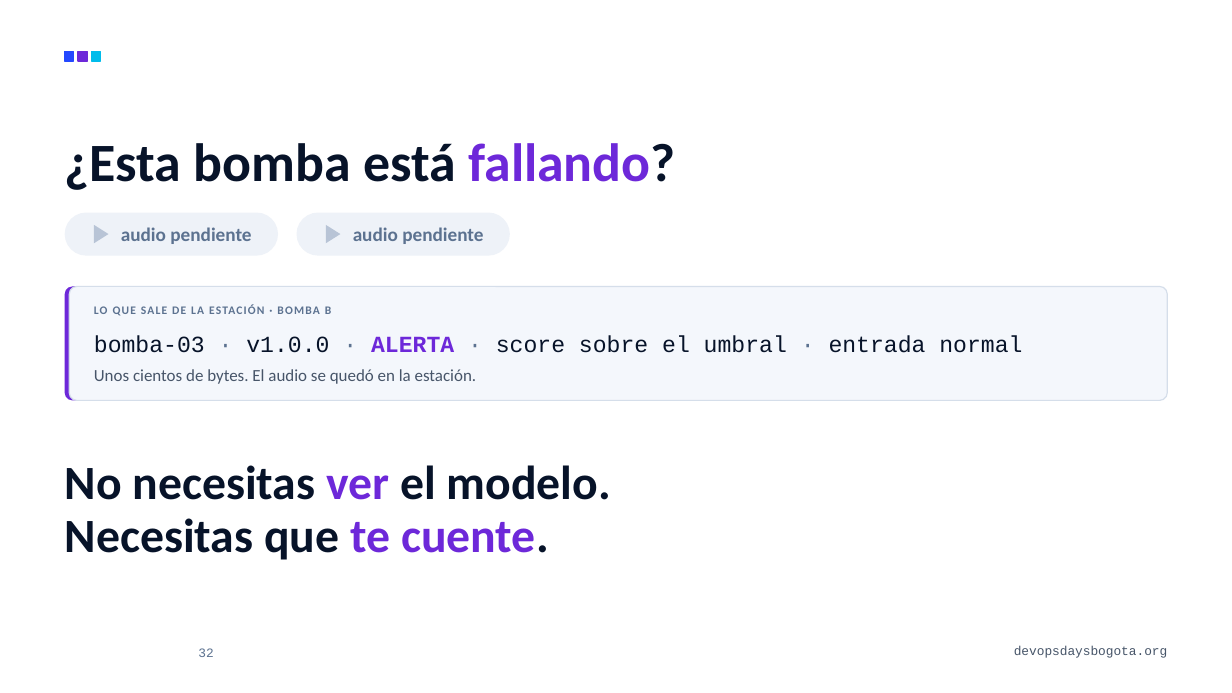
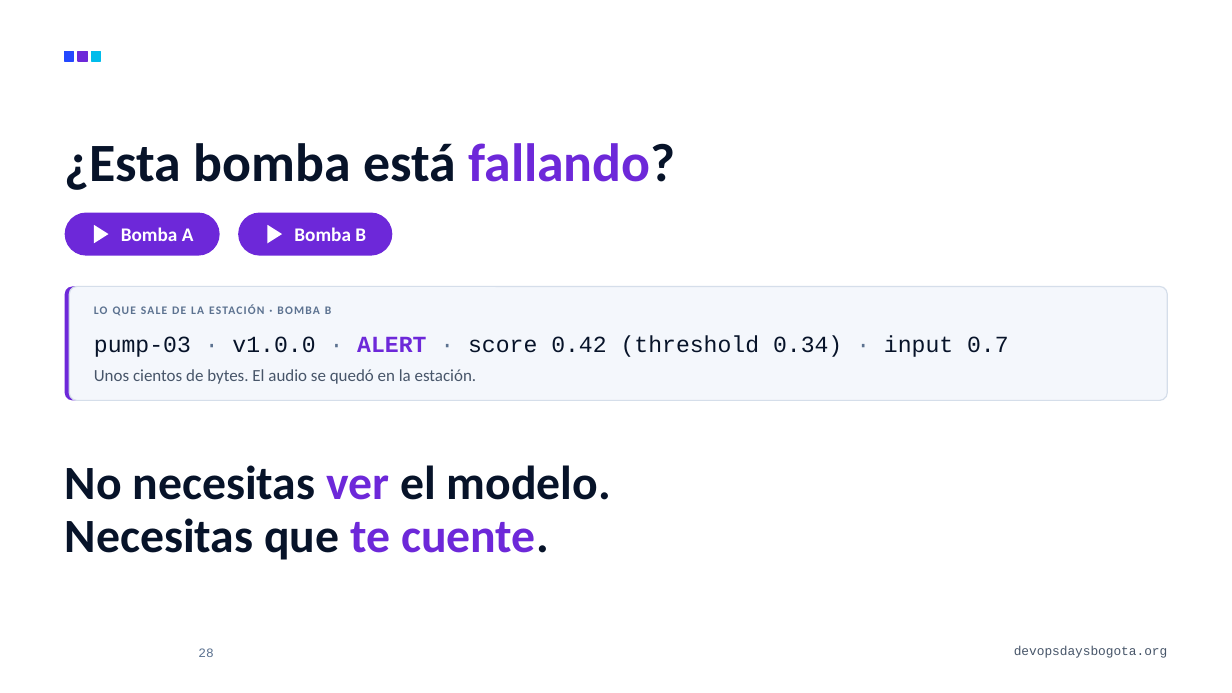
Before and after one commit to alejandro945/mlops-a-ciegas, a slide deck: slide 28 of talk/MLOps-a-ciegas-DevOpsDays-Bogota-2026.pptx (slide 32 before the commit). Drawn at 1232x693 pixels with LibreOffice and Linux fonts; fonts in the diff are those of the drawing; background and template pictures are left out. Boxes give left, top, right and bottom in pixels: in the first picture for what was removed or moved away, otherwise in the second. Text is boxed around its words. In the diff, an @@ line names an element or a change of style, - is before the commit and + after.

```diff
--- a/talk/MLOps-a-ciegas-DevOpsDays-Bogota-2026.pptx
+++ b/talk/MLOps-a-ciegas-DevOpsDays-Bogota-2026.pptx
@@ rounded rectangle: place and size @@
-rounded rectangle at bbox=[65, 213, 278, 256]
+rounded rectangle at bbox=[65, 213, 220, 256]
@@ rounded rectangle at bbox=[65, 213, 220, 256]: fill #EEF2F8 to #6D28D9 @@
@@ freeform shape at bbox=[94, 225, 109, 243]: fill #B8C4D6 to #FFFFFF @@
@@ text removed at bbox=[121, 227, 251, 244] @@
-audio pendiente
@@ text added at bbox=[121, 227, 194, 241], 15 pt, text #FFFFFF, bold @@
+Bomba A
@@ rounded rectangle at bbox=[238, 213, 393, 256]: fill #EEF2F8 to #6D28D9 @@
@@ rounded rectangle: place and size @@
-rounded rectangle at bbox=[297, 213, 510, 256]
+rounded rectangle at bbox=[238, 213, 393, 256]
@@ freeform shape at bbox=[267, 225, 282, 243]: fill #B8C4D6 to #FFFFFF @@
@@ freeform shape: place and size @@
-freeform shape at bbox=[326, 225, 341, 243]
+freeform shape at bbox=[267, 225, 282, 243]
@@ text added at bbox=[294, 227, 366, 241], 15 pt, text #FFFFFF, bold @@
+Bomba B
@@ text removed at bbox=[353, 227, 483, 244] @@
-audio pendiente
@@ text at bbox=[94, 335, 1009, 357]: text changed @@
-bomba-03 · v1.0.0 · ALERTA · score sobre el umbral · entrada normal
+pump-03 · v1.0.0 · ALERT · score 0.42 (threshold 0.34) · input 0.7
@@ page number at bbox=[198, 648, 213, 657]: text changed @@
-32
+28
```
Also in this commit, not shown: 28 other slides changed, 1 slide added, 3 slides removed, 29 other files.
